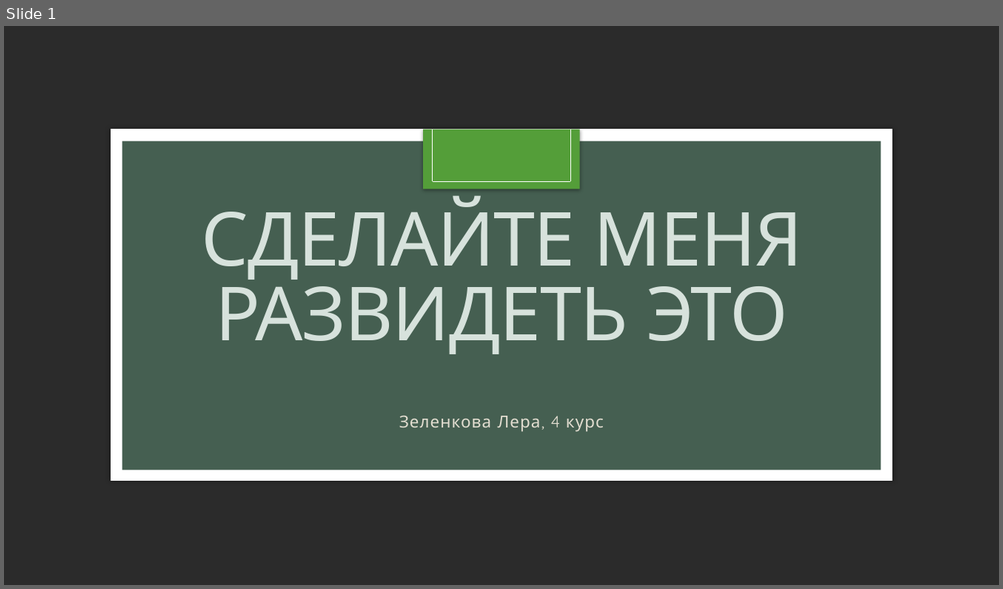
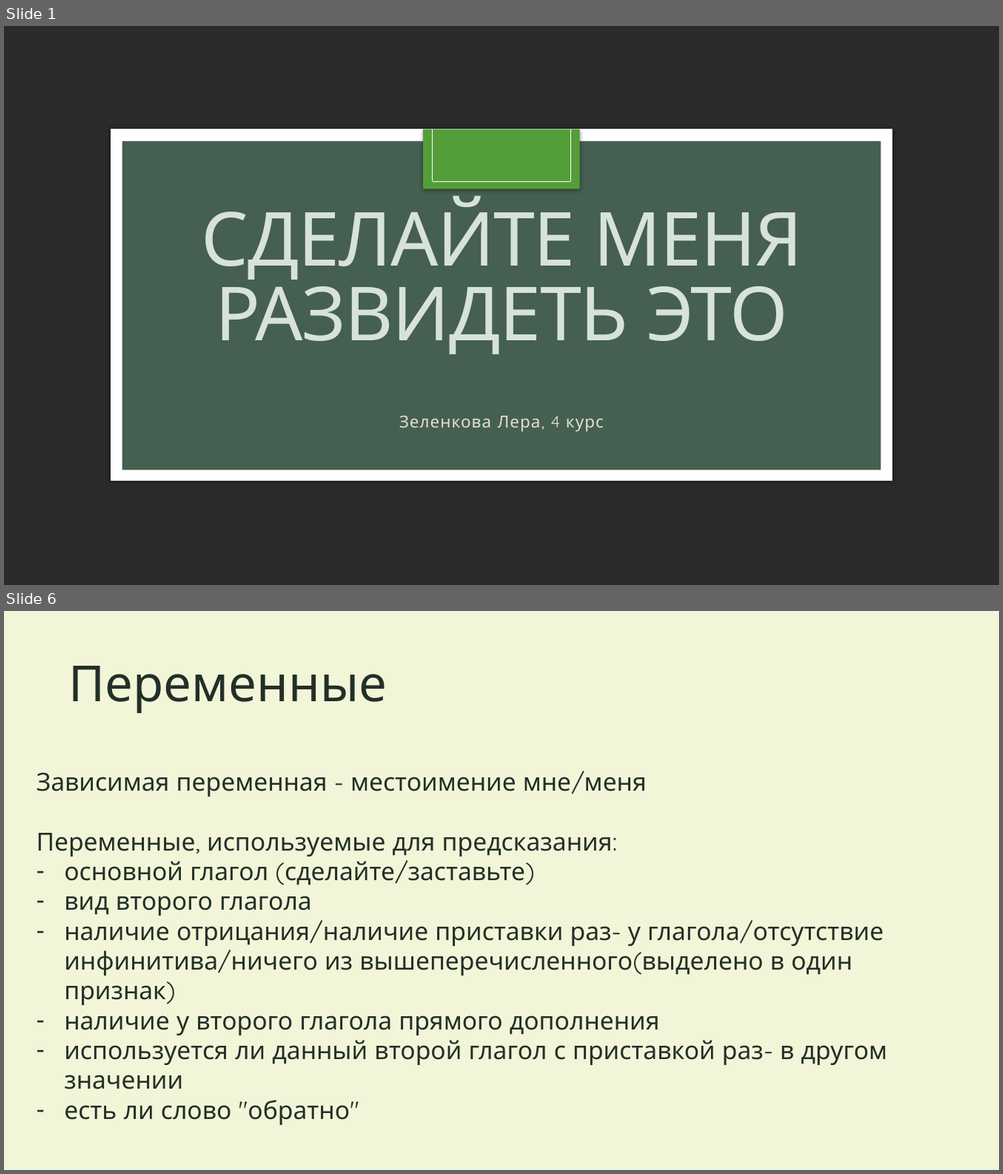
Before and after one commit to Lera-Z/hsecxg, a slide deck: Презентация.pptx. Shown one above the other, each under a label of ours: slide 1 before the commit, slides 1 and 6 after it; the slides between them are not shown. The pictures are 1003x589 and 1003x1174 pixels, drawn with LibreOffice and Linux fonts; fonts in the diff are those of the drawing; background and template pictures are left out; a plain dark background stands for a picture behind light text. Boxes give left, top, right and bottom in pixels: in the first picture for what was removed or moved away, otherwise in the second. Text is boxed around its words. In the diff, an @@ line names an element or a change of style, - is before the commit and + after.

```diff
--- a/Презентация.pptx
+++ b/Презентация.pptx
@@ slide 6 added at <box>4,611,999,1170</box>, background #F2F5D8 @@
@@ title added at <box>68,666,387,713</box>, 48 pt, text #223028 @@
+Переменные
@@ text added at <box>37,772,888,1125</box>, 24 pt, text #223028 @@
+Зависимая переменная - местоимение мне/меня
+Переменные, используемые для предсказания:
+– основной глагол (сделайте/заставьте)
+– вид второго глагола
+– наличие отрицания/наличие приставки раз- у глагола/отсутствие инфинитива/ничего из вышеперечисленного(выделено в один признак)
+– наличие у второго глагола прямого дополнения
+– используется ли данный второй глагол с приставкой раз- в другом значении
+– есть ли слово "обратно"
```
Also in this commit, not shown: 3 slides changed, 7 other slides added, 2 other files.
